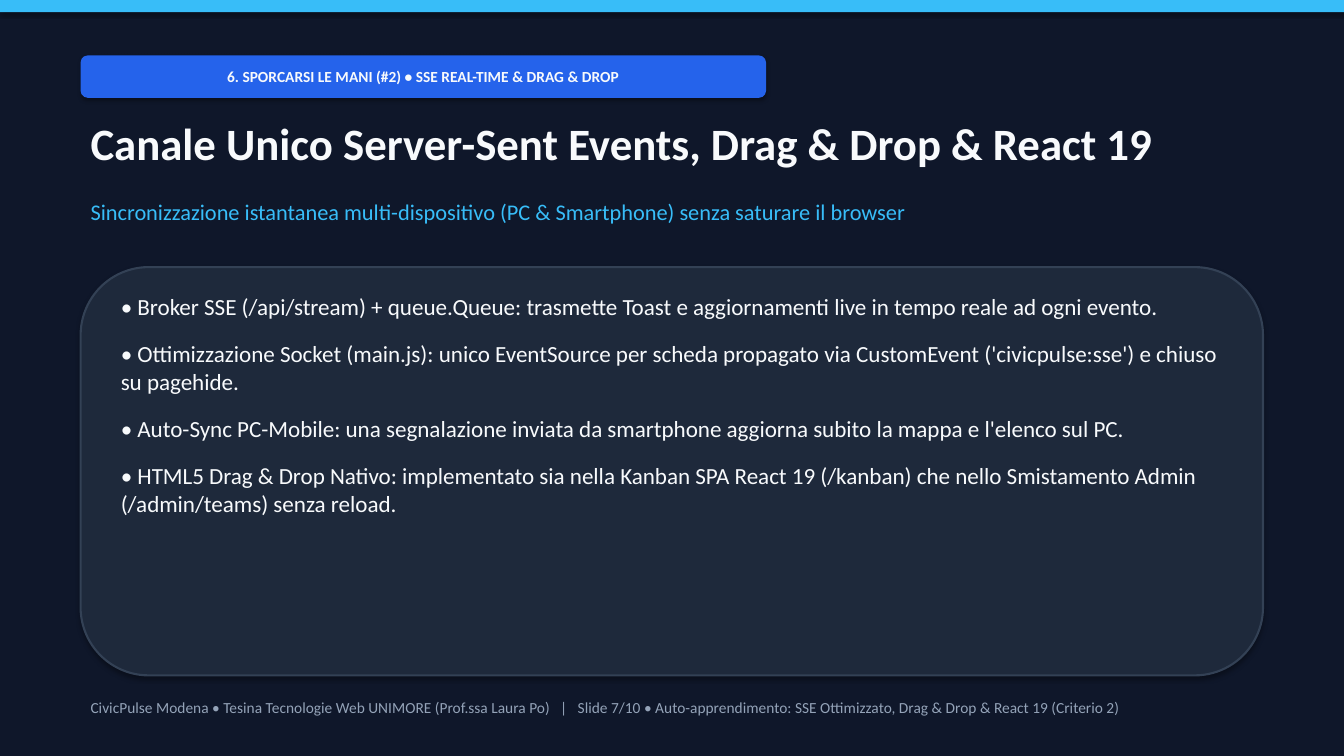
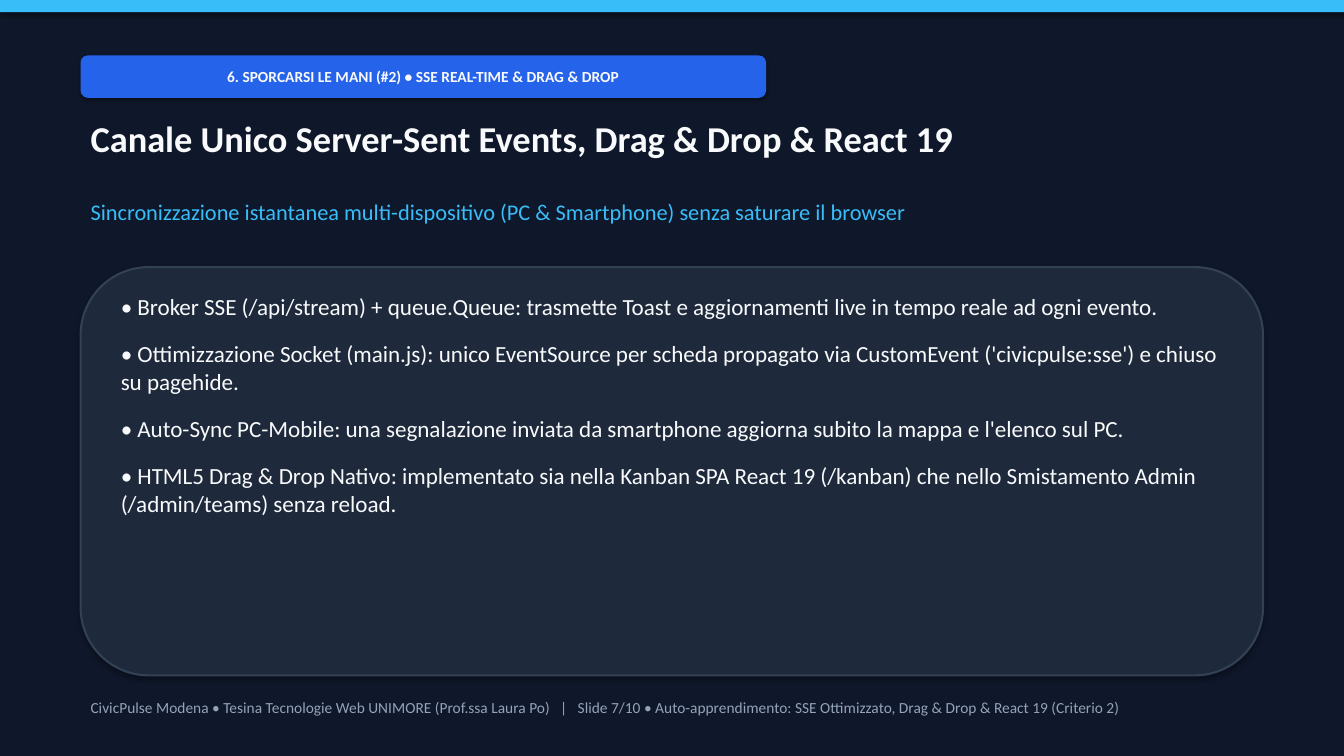
Before and after one commit to GandalfSilente/tesina-web, a slide deck: slide 7 of presentazione/Presentazione_Tesina_CivicPulse.pptx. Drawn at 1344x756 pixels with LibreOffice and Linux fonts; fonts in the diff are those of the drawing. Boxes give left, top, right and bottom in pixels: in the first picture for what was removed or moved away, otherwise in the second. Text is boxed around its words. In the diff, an @@ line names an element or a change of style, - is before the commit and + after.

```diff
--- a/presentazione/Presentazione_Tesina_CivicPulse.pptx
+++ b/presentazione/Presentazione_Tesina_CivicPulse.pptx
@@ text "Canale Unico Server-Sent Events, Drag ..." at <box>91,126,953,158</box>: size 32 to 26 pt @@
```
Also in this commit, not shown: 5 other slides changed, 6 other files.
